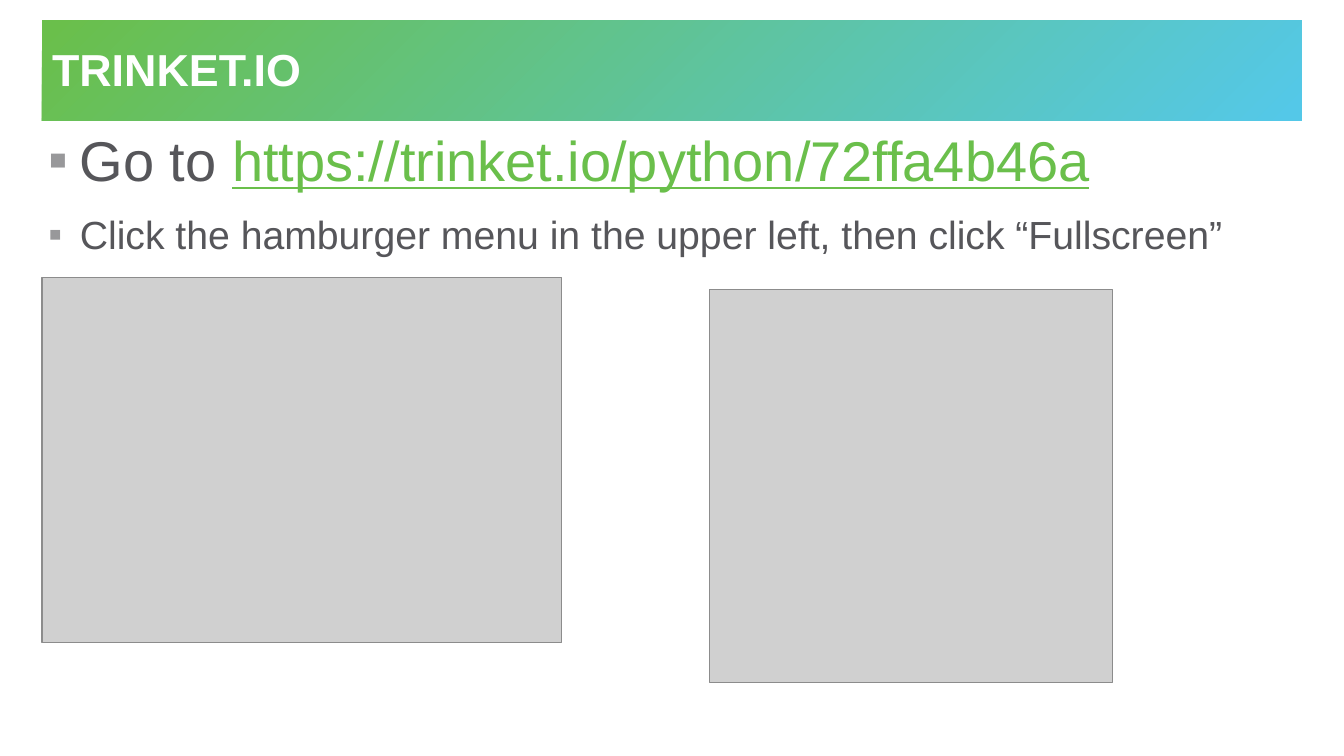
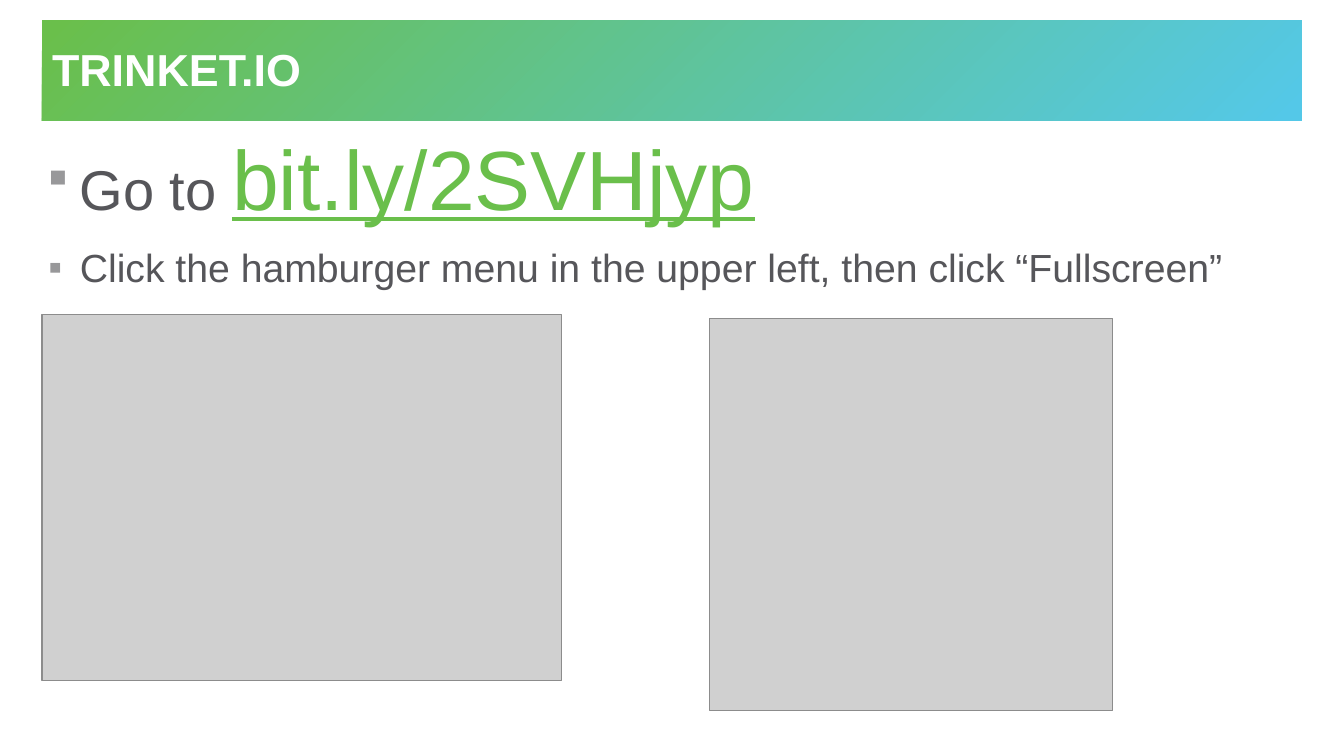
Before and after one commit to hylandtechoutreach/python-camp, a slide deck: slide 6 of ProgrammingWithPython.pptx. Drawn at 1344x756 pixels with LibreOffice and Linux fonts; fonts in the diff are those of the drawing; grey boxes stand for pictures. Boxes give left, top, right and bottom in pixels: in the first picture for what was removed or moved away, otherwise in the second. Text is boxed around its words. In the diff, an @@ line names an element or a change of style, - is before the commit and + after.

Commit message:
Update Presentation

```diff
--- a/ProgrammingWithPython.pptx
+++ b/ProgrammingWithPython.pptx
@@ text at [80, 149, 754, 225]: text changed; size 40 to 60 pt @@
-▪ Go to https://trinket.io/python/72ffa4b46a
+▪ Go to bit.ly/2SVHjyp
@@ picture: place and size @@
-picture at [42, 277, 562, 642]
+picture at [42, 315, 562, 680]
@@ picture: place and size @@
-picture at [710, 290, 1113, 683]
+picture at [710, 319, 1113, 711]
```
Also in this commit, not shown: 2 other slides changed.
